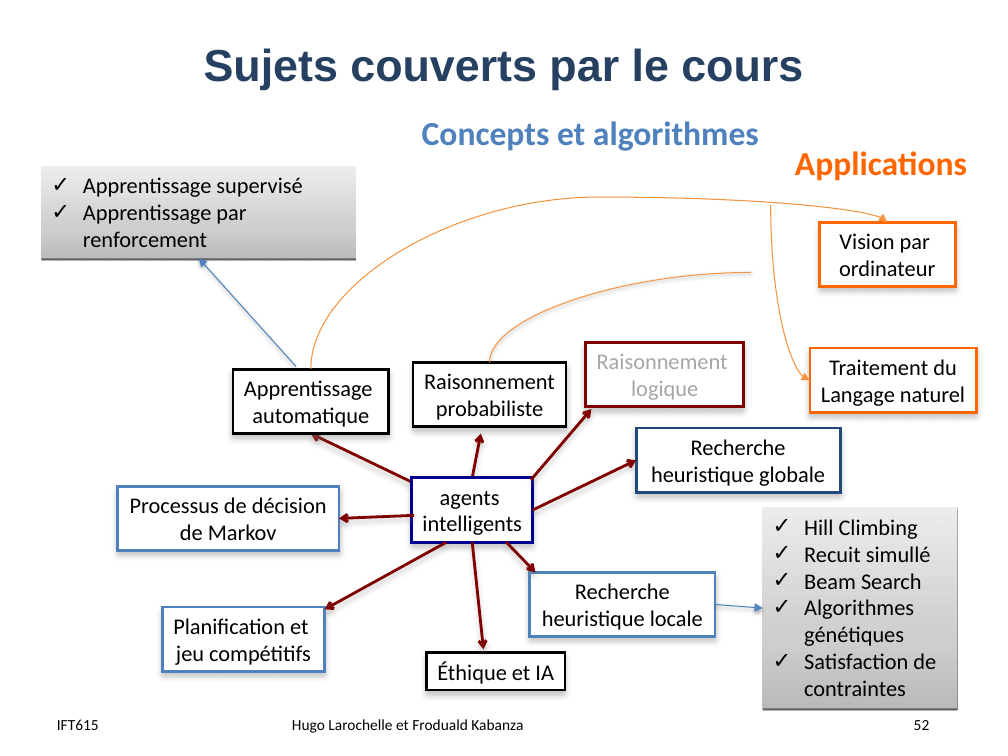
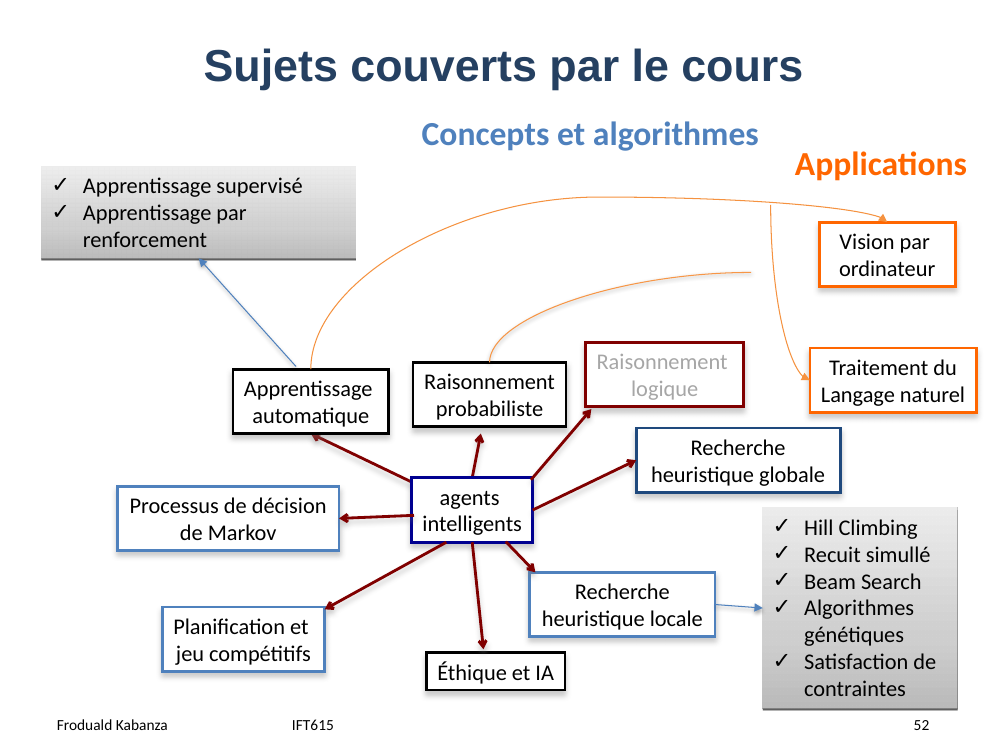
Before and after one commit to djeffkanda/djeffkanda.github.io, a slide deck: slide 52 of ift/assets/slides/ift615-19-Recherche locale par la satisfaction de contraintes.pptx. Drawn at 1008x756 pixels with LibreOffice and Linux fonts; fonts in the diff are those of the drawing. Boxes give left, top, right and bottom in pixels: in the first picture for what was removed or moved away, otherwise in the second. Text is boxed around its words. In the diff, an @@ line names an element or a change of style, - is before the commit and + after.

```diff
--- a/ift/assets/slides/ift615-19-Recherche locale par la satisfaction de contraintes.pptx
+++ b/ift/assets/slides/ift615-19-Recherche locale par la satisfaction de contraintes.pptx
@@ text at [57, 719, 168, 730]: text changed @@
-IFT615
+Froduald Kabanza
@@ text at [292, 719, 334, 730]: text changed @@
-Hugo Larochelle et Froduald Kabanza
+IFT615
```
Also in this commit, not shown: 44 other slides changed, 3 other files.
